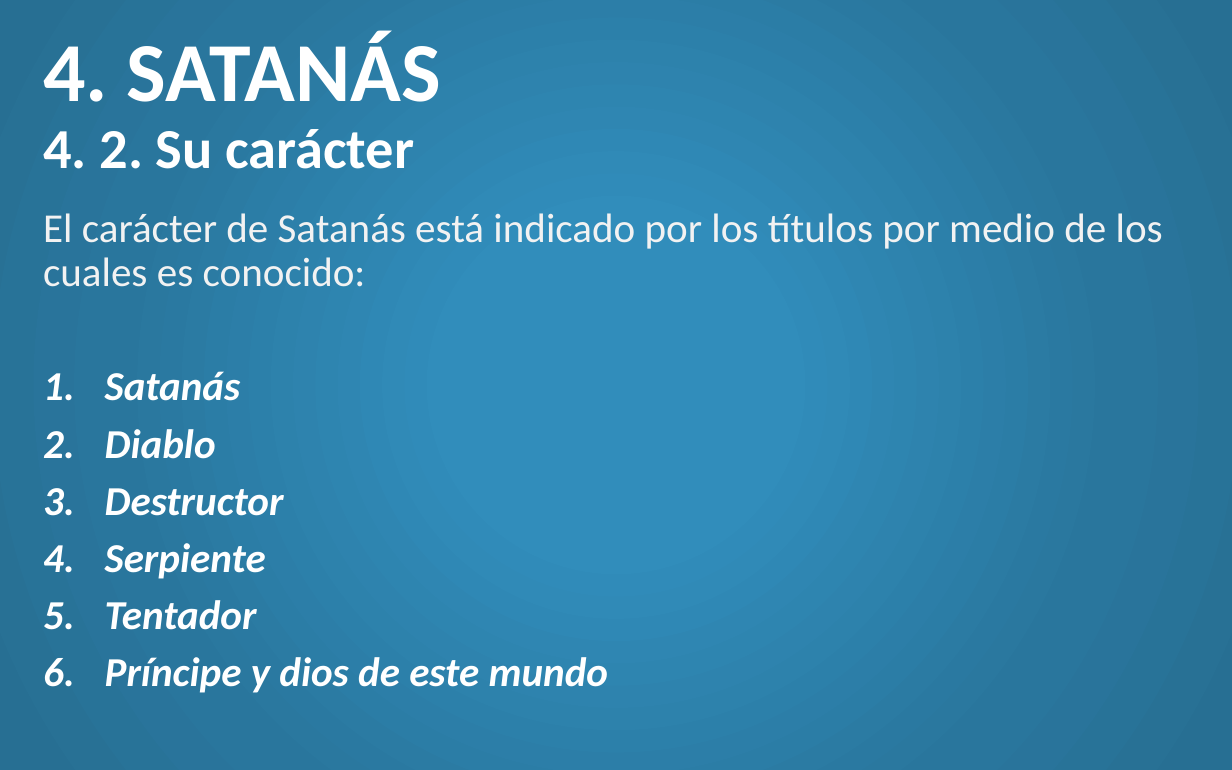
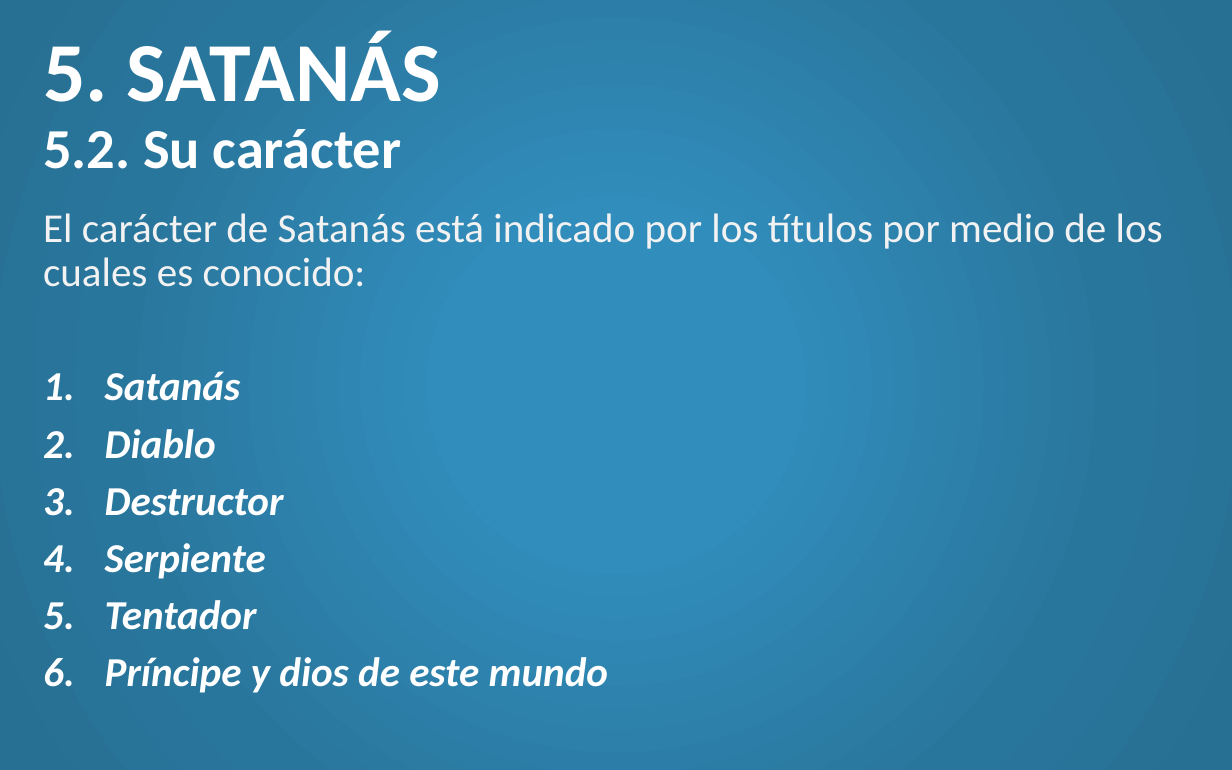
Before and after one commit to CreyTuning/documents, a slide deck: slide 27 of slideshow/Teologia Sistematica y Biblica - Myer Pearlman/Clases/5. Angeles.pptx. Drawn at 1232x770 pixels with LibreOffice and Linux fonts; fonts in the diff are those of the drawing. Boxes give left, top, right and bottom in pixels: in the first picture for what was removed or moved away, otherwise in the second. Text is boxed around its words. In the diff, an @@ line names an element or a change of style, - is before the commit and + after.

```diff
--- a/slideshow/Teologia Sistematica y Biblica - Myer Pearlman/Clases/5. Angeles.pptx
+++ b/slideshow/Teologia Sistematica y Biblica - Myer Pearlman/Clases/5. Angeles.pptx
@@ title at bbox=[43, 32, 441, 169]: text changed @@
-4. SATANÁS
-4. 2. Su carácter
+5. SATANÁS
+5.2. Su carácter
```
Also in this commit, not shown: 12 other slides changed, 3 slides added, 4 other files.
